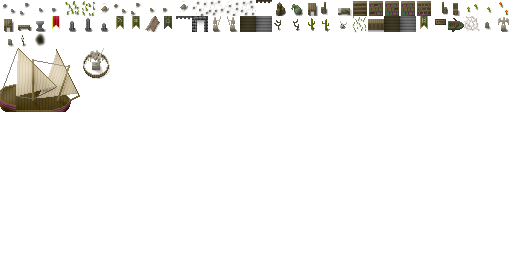
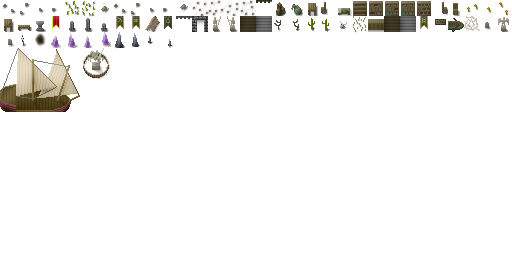
The second 512 × 256 image is a revision of the first. Changes to its layers:
painted on "shade" over [51, 32, 173, 49]
